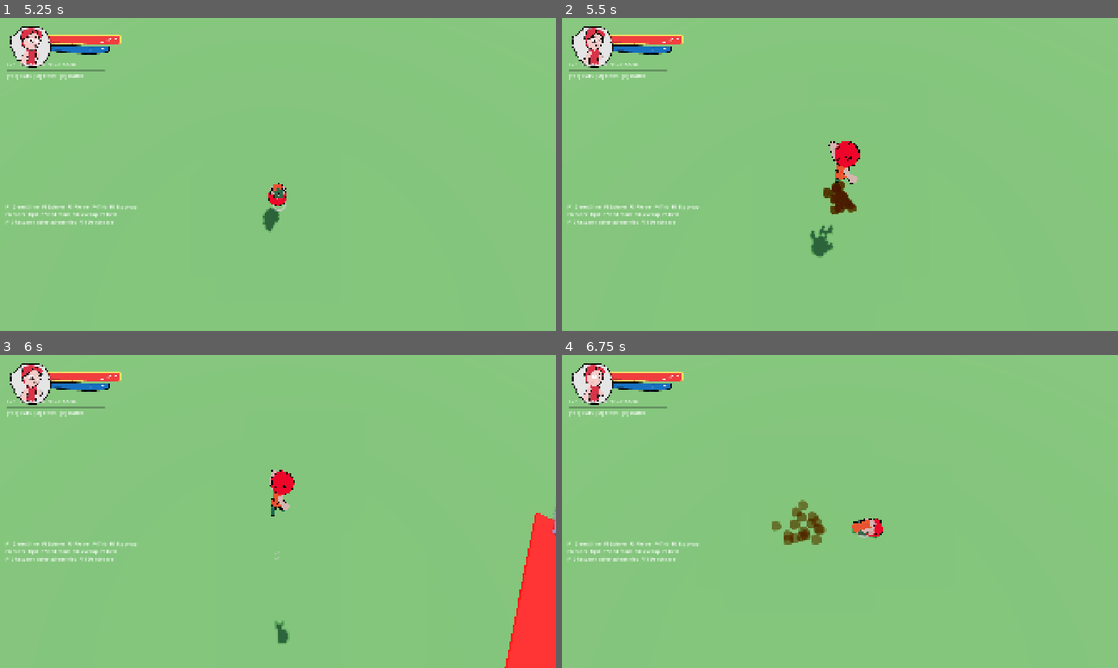
Above: before the commit, frames 1-4 (two rows, left to right).
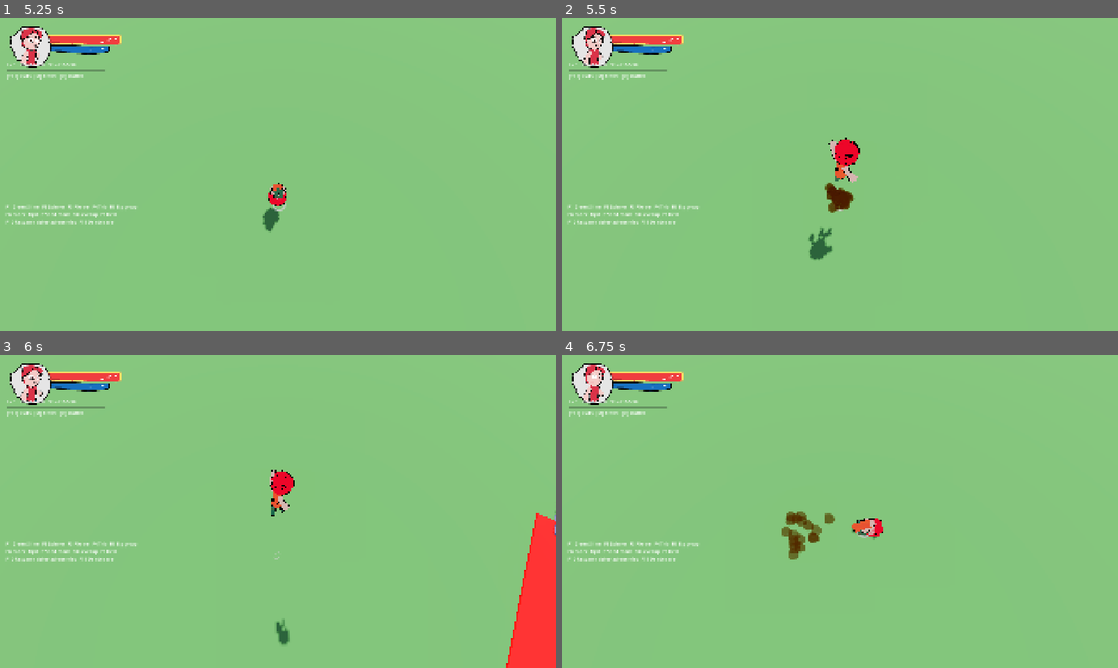
Above: after the commit, the same moments.

Repository: doggoanim/Krits
Game: Godot game, scene res://ui/main_menu.tscn
Same seed, same stepped clock (60 frames per second), same inputs: the game is played once before the commit and once after it.
Inputs (mouse positions are in pixels of both pictures, inside the frame that each line leads up to):
- Up to frame 1 (5.25 s): click "New Game" at 0.5 s; tap Enter at 1.25 s; move the mouse to (305, 174) at 1.27 s; hold W (move_forward) from 1.28 s (still down); tap Space (jump) at 1.35, 1.52, 1.82, 2.27, 2.3, 2.57, 3.05, 3.77, 3.8, 4.07, 4.35, 4.52, 4.82 s; move the mouse to (250, 174) at 2.02 s; tap Ctrl (crouch_pound) at 2.1, 5.1 s; move the mouse to (289, 168) at 2.77 s; tap E (interact) at 2.85 s; move the mouse to (272, 180) at 3.52 s; tap Shift (roll_dive) at 3.6 s; move the mouse to (316, 177) at 4.27 s; move the mouse to (233, 171) at 5.02 s
- Up to frame 2 (5.5 s): keep holding W (move_forward); tap Space (jump) at 5.27, 5.3 s
- Up to frame 3 (6 s): keep holding W (move_forward); tap Space (jump) at 5.57 s; move the mouse to (283, 511) at 5.77 s; tap E (interact) at 5.85 s
- Up to frame 4 (6.75 s): tap Space (jump) at 6.05 s; move the mouse to (817, 505) at 6.52 s; release W (move_forward) at 6.53 s; hold D (move_right) from 6.53 s (still down); tap Shift (roll_dive) at 6.6 s

Frame 1 is identical in both runs. In frame 2, 0.6% of the frame differs, in the area x 44-54%, y 38-78%; in frame 3, 0.3%; in frame 4, 0.8%, in the area x 37-58%, y 46-66%.

Commit message:
Fix ground-pound jump being dropped when pressed before landing
The debug logging from the previous commit confirmed the actual bug:
jump pressed during the pound's windup/slam (the natural way to go for
the pound-jump combo — tapping jump as soon as the slam connects, not
waiting for the recovery pose to start) was silently lost. Neither
windup nor the slam check jump input at all, and the ordinary
jump_buffer_t window (0.12s) decays away long before the fall finishes,
so by the time PoundLandState could see it, it was already gone.

PoundState now remembers a jump press made anywhere during the fall and
passes it to PoundLandState via transition_to()'s msg, which honors it
immediately on landing instead of requiring a fresh press inside the
recovery window. Falls through gracefully to the existing jump_buffer_t
check (e.g. if the player landed in slime, where start_jump() is a
no-op) so every previously-working path still works.

Diff:
--- a/player/states/pound_land_state.gd
+++ b/player/states/pound_land_state.gd
@@ -1,17 +1,25 @@
 class_name PoundLandState
 extends PlayerState
-## Short recovery after a ground pound. Jumping here (or just before landing,
-## via the jump buffer) performs the high pound jump.
+## Short recovery after a ground pound. Jumping here — or anywhere during the
+## windup/slam that preceded it (see PoundState), or in the brief jump-buffer
+## window right at the moment of landing — performs the high pound jump.
 
 var _t := 0.0
 
-func enter(_prev: StringName, _msg: Dictionary = {}) -> void:
+func enter(_prev: StringName, msg: Dictionary = {}) -> void:
 	_t = player.config.pound_recover
 	player.set_hvel(Vector3.ZERO)
 	player.visual.cancel_hold()   # see RollState.enter()'s identical comment
 	player.visual.play(PlayerVisual.ANIM_POUND_LAND)
 	if player.camera_rig:
 		player.camera_rig.shake(0.25)
+	if msg.get("jump_queued", false):
+		# A jump pressed during the fall (see PoundState.physics_update()) —
+		# honor it right away instead of making the player land, let go of
+		# jump, and press it again inside the recovery window. If this is a
+		# no-op (e.g. the player landed in slime), physics_update()'s own
+		# jump_buffer_t check below still covers a press made during recovery.
+		player.start_jump(player.config.pound_jump_velocity)
 
 func physics_update(delta: float) -> void:
 	var p := player
--- a/player/states/pound_state.gd
+++ b/player/states/pound_state.gd
@@ -3,18 +3,27 @@
 
 var _t := 0.0
 var _slamming := false
+var _jump_queued := false   ## a jump pressed anytime during windup/slam — see physics_update()
 
 func enter(_prev: StringName, _msg: Dictionary = {}) -> void:
 	_t = player.config.pound_windup
 	_slamming = false
+	_jump_queued = false
 	player.velocity = Vector3.ZERO
 	player.visual.cancel_hold()   # see RollState.enter()'s identical comment
 	player.visual.play(PlayerVisual.ANIM_POUND)
 
 func physics_update(delta: float) -> void:
 	var p := player
-	if p.jump_buffer_t > 0.0:
-		print("[JumpDebug] Pound ignores jump entirely while winding up/slamming (buffer: %.2f)" % p.jump_buffer_t)
+	# Neither windup nor the slam itself handle jump input — the fall is
+	# comfortably longer than the ordinary jump_buffer_t window, so a press
+	# anywhere in here (very natural: players reach for the pound-jump combo
+	# by pressing jump as soon as they see the slam connect, not after) would
+	# otherwise just decay away and be silently dropped before PoundLand ever
+	# gets a chance to see it. Remembered here instead and handed to
+	# PoundLandState on landing (see transition_to below / PoundLandState.enter()).
+	if Input.is_action_just_pressed(&"jump"):
+		_jump_queued = true
 	if not _slamming:
 		_t -= delta
 		p.velocity = Vector3.ZERO
@@ -24,4 +33,4 @@
 		return
 	p.move_and_slide()
 	if p.is_on_floor():
-		machine.transition_to(&"PoundLand")
+		machine.transition_to(&"PoundLand", {"jump_queued": _jump_queued})
